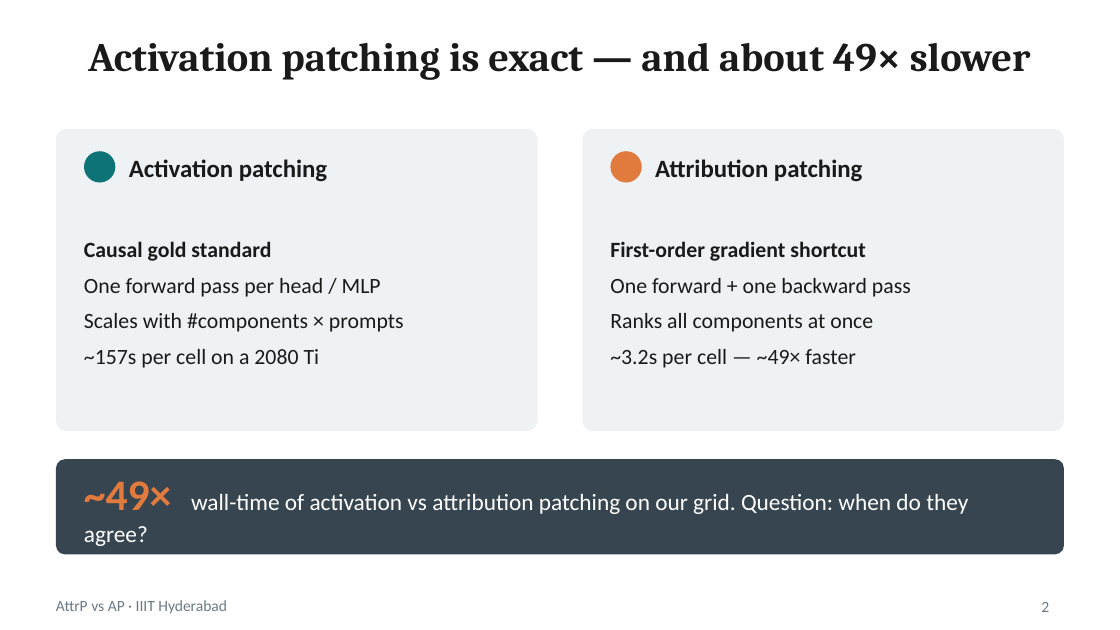
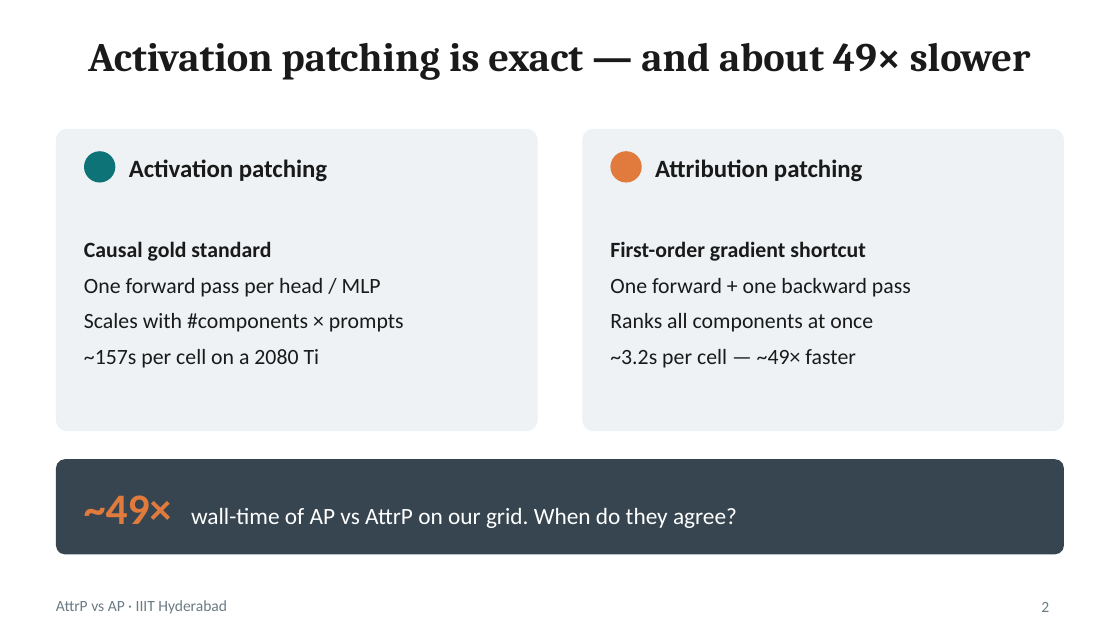
Before and after one commit to hrishirajmitra/attrp-ap-hindi, a slide deck: slide 2 of slides/results/results_deck.pptx. Drawn at 1120x630 pixels with LibreOffice and Linux fonts; fonts in the diff are those of the drawing. Boxes give left, top, right and bottom in pixels: in the first picture for what was removed or moved away, otherwise in the second. Text is boxed around its words. In the diff, an @@ line names an element or a change of style, - is before the commit and + after.

```diff
--- a/slides/results/results_deck.pptx
+++ b/slides/results/results_deck.pptx
@@ text at [84, 495, 737, 528]: text changed @@
-~49× wall-time of activation vs attribution patching on our grid. Question: when do they agree?
+~49× wall-time of AP vs AttrP on our grid. When do they agree?
```
Also in this commit, not shown: 6 other slides changed, 6 other files.
